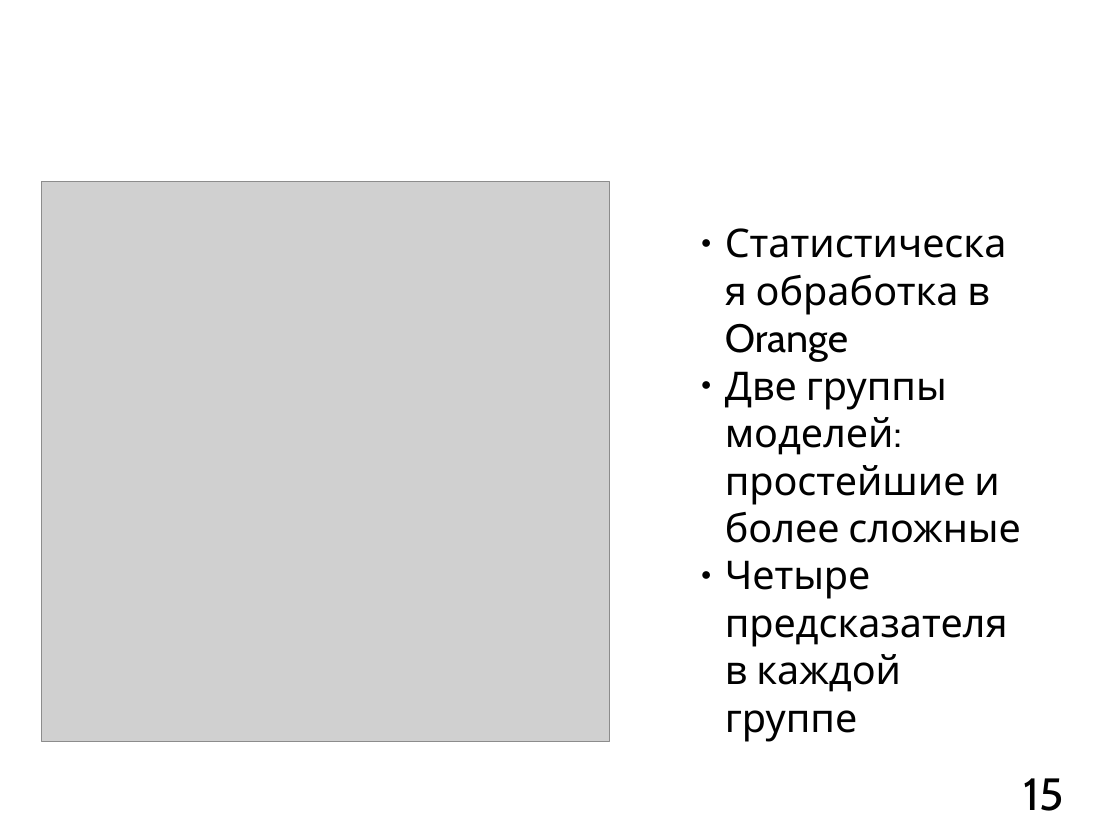
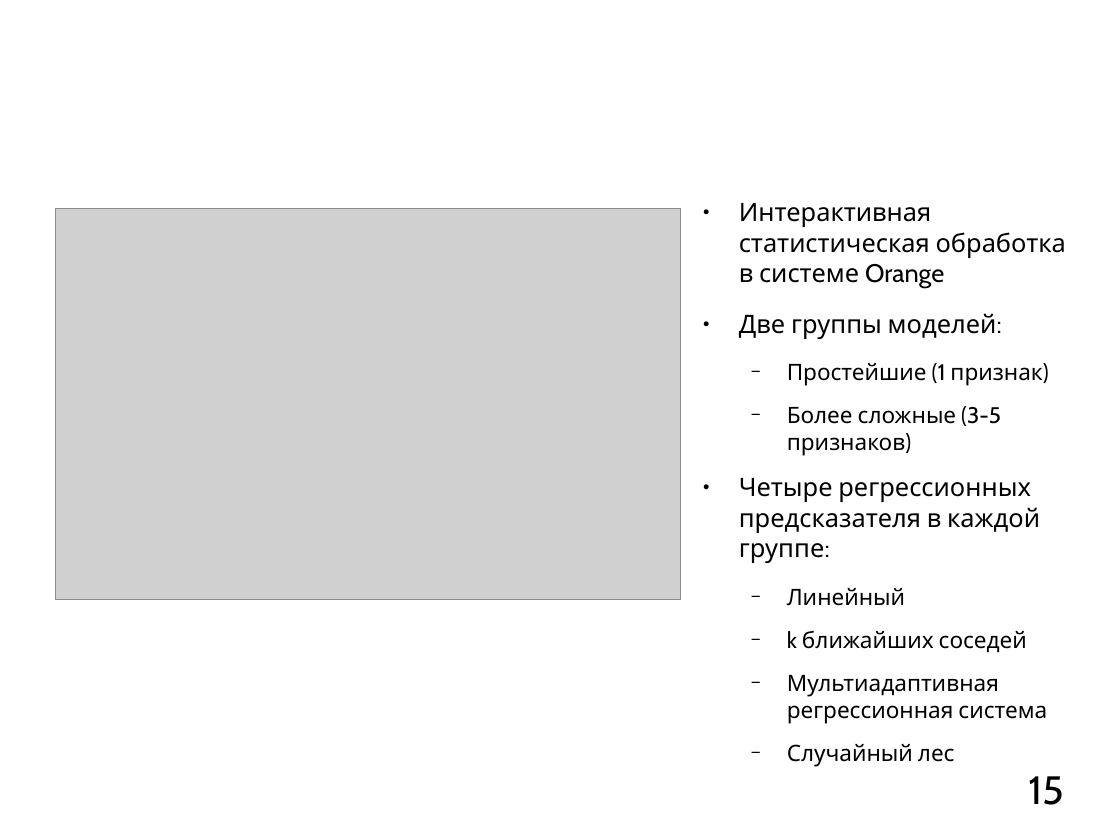
Before and after one commit to mkpankov/adaptor, a slide deck: slide 15 of diploma/defense/brochure.odp. Drawn at 1120x840 pixels with LibreOffice and Linux fonts; fonts in the diff are those of the drawing; grey boxes stand for pictures; background and template pictures are left out. Boxes give left, top, right and bottom in pixels: in the first picture for what was removed or moved away, otherwise in the second. Text is boxed around its words. In the diff, an @@ line names an element or a change of style, - is before the commit and + after.

```diff
--- a/diploma/defense/brochure.odp
+++ b/diploma/defense/brochure.odp
@@ title "Система анализа данных" rewrapped from (56, 0, 1064, 134) to (958, 705, 1047, 719) @@
@@ picture: place and size @@
-picture at (42, 182, 610, 742)
+picture at (56, 209, 681, 600)
@@ text at (739, 203, 1066, 767): text changed; size 28 to 16 pt @@
-● Статистическая обработка в Orange
-● Две группы моделей: простейшие и более сложные
-● Четыре предсказателя в каждой группе
+● Интерактивная статистическая обработка в системе Orange
+● Две группы моделей:
+  − Простейшие (1 признак)
+  − Более сложные (3-5 признаков)
+● Четыре регрессионных предсказателя в каждой группе:
+  − Линейный
+  − k ближайших соседей
+  − Мультиадаптивная регрессионная система
+  − Случайный лес
@@ page number at (1028, 776, 1063, 805): size 32 to 28 pt @@
```
Also in this commit, not shown: 10 other slides changed, 1 slide added, 6 slides removed.
